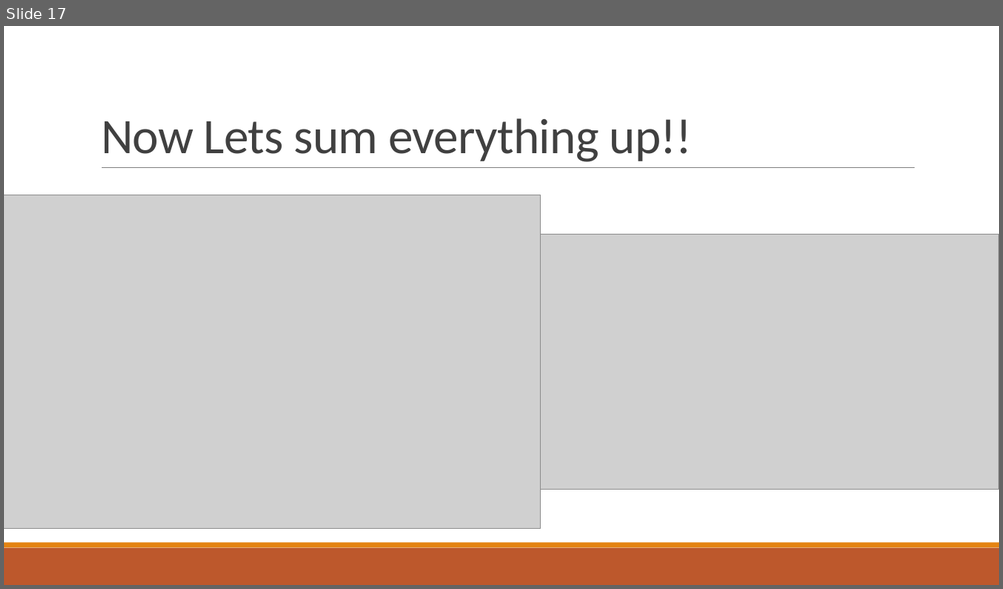
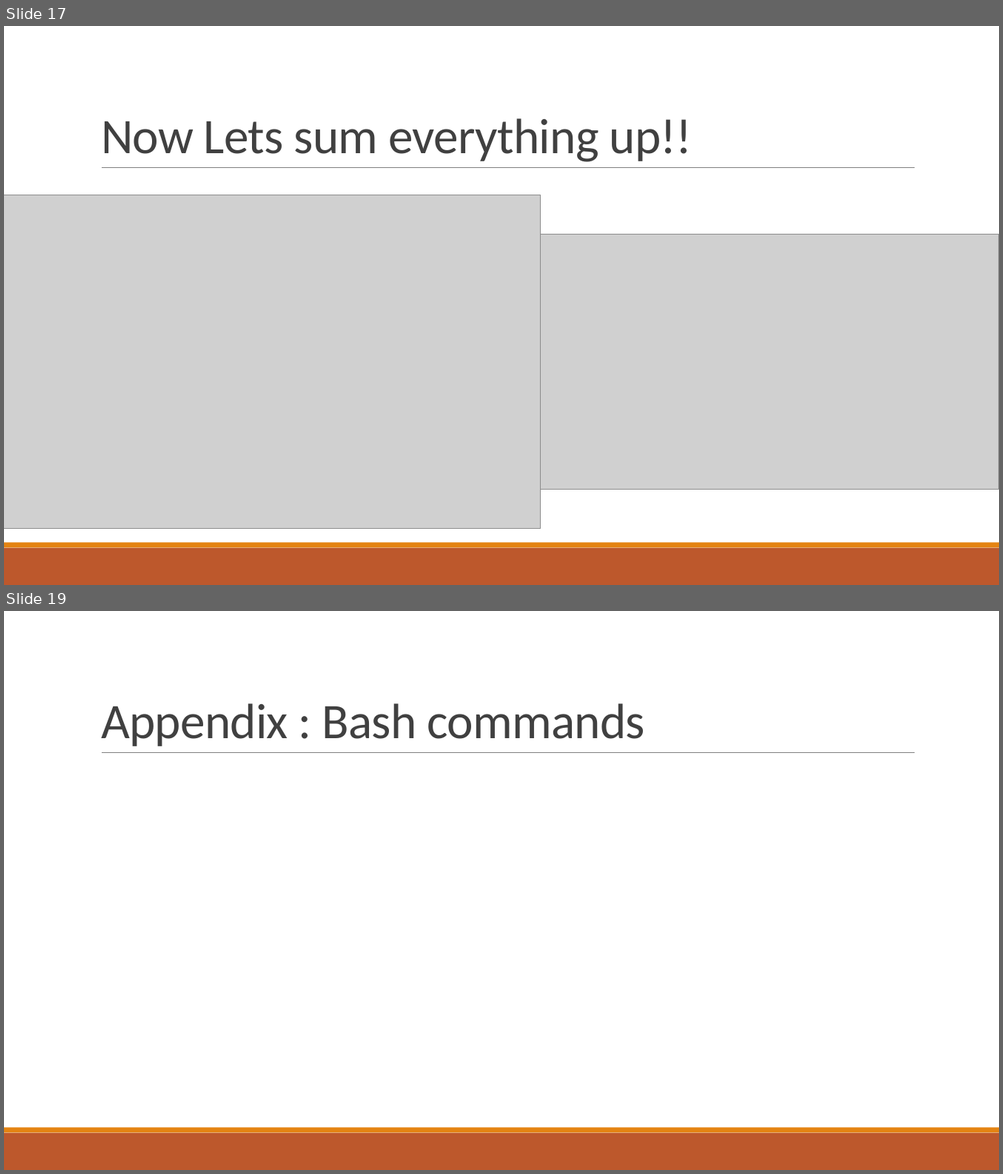
Before and after one commit to YumingChang02/arch_summer_2019, a slide deck: Introduction to docker.pptx. Shown one above the other, each under a label of ours: slide 17 before the commit, slides 17 and 19 after it; the slides between them are not shown. The pictures are 1003x589 and 1003x1174 pixels, drawn with LibreOffice and Linux fonts; fonts in the diff are those of the drawing; grey boxes stand for pictures. Boxes give left, top, right and bottom in pixels: in the first picture for what was removed or moved away, otherwise in the second. Text is boxed around its words. In the diff, an @@ line names an element or a change of style, - is before the commit and + after.

```diff
--- a/Introduction to docker.pptx
+++ b/Introduction to docker.pptx
@@ slide 19 added at (4,611,999,1170), background #FFFFFF; not listed: 3 template elements that a slide beside it also shows @@
@@ title added at (101,703,646,746), 48 pt, text #404040 @@
+Appendix : Bash commands
```
Also in this commit, not shown: 1 slide changed, 1 other slide added.
